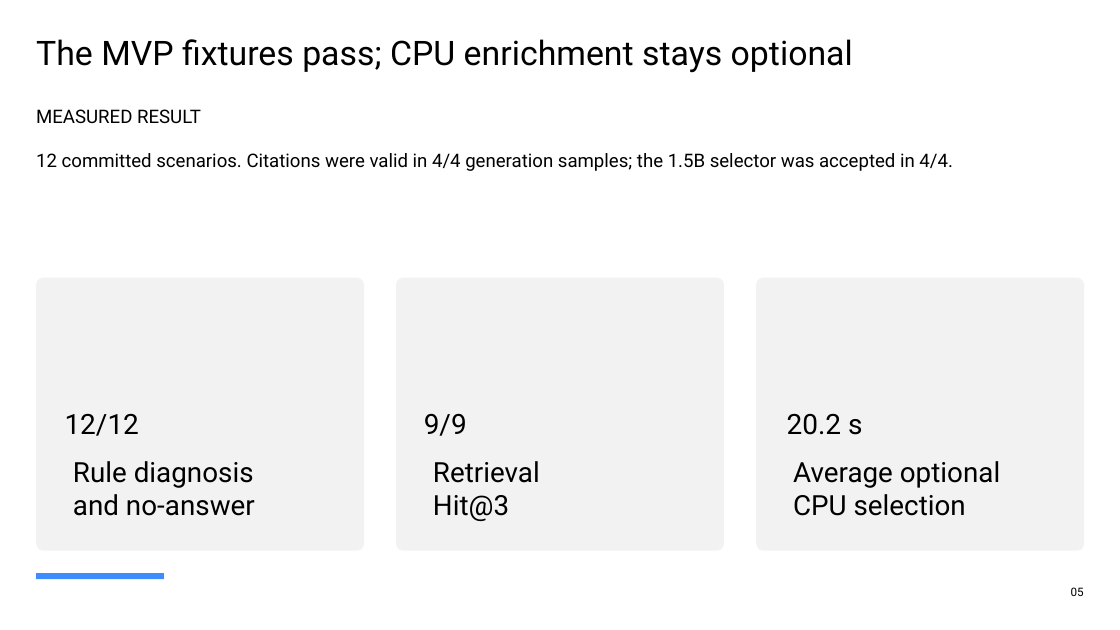
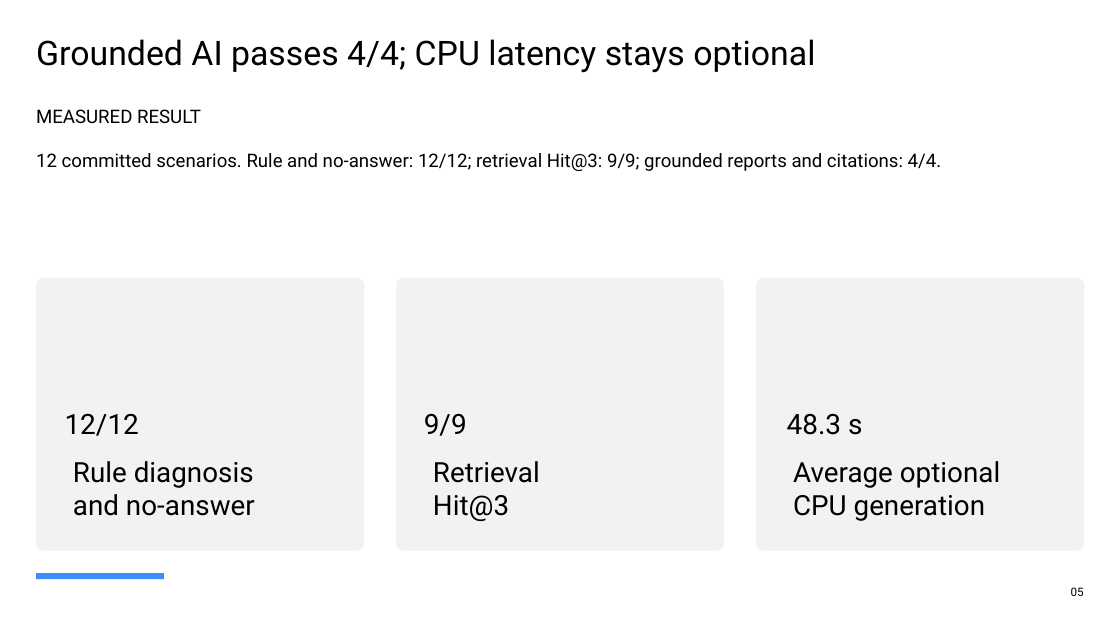
Before and after one commit to ErayKulkizaga/QueryPilot, a slide deck: slide 5 of artifacts/QueryPilot_Local_Teknik_Sunum.pptx. Drawn at 1120x630 pixels with LibreOffice and Linux fonts; fonts in the diff are those of the drawing. Boxes give left, top, right and bottom in pixels: in the first picture for what was removed or moved away, otherwise in the second. Text is boxed around its words. In the diff, an @@ line names an element or a change of style, - is before the commit and + after.

Commit message:
Release grounded AI beta 2 (#5)

```diff
--- a/artifacts/QueryPilot_Local_Teknik_Sunum.pptx
+++ b/artifacts/QueryPilot_Local_Teknik_Sunum.pptx
@@ text at (36, 39, 815, 73): text changed @@
-The MVP fixtures pass; CPU enrichment stays optional
+Grounded AI passes 4/4; CPU latency stays optional
@@ text at (36, 153, 941, 171): text changed @@
-12 committed scenarios. Citations were valid in 4/4 generation samples; the 1.5B selector was accepted in 4/4.
+12 committed scenarios. Rule and no-answer: 12/12; retrieval Hit@3: 9/9; grounded reports and citations: 4/4.
@@ text at (787, 414, 862, 435): text changed @@
-20.2 s
+48.3 s
@@ text at (793, 461, 1000, 521): text changed @@
-Average optional
-CPU selection
+Average optional
+CPU generation
```
Also in this commit, not shown: 5 other slides changed, 12 other files.
